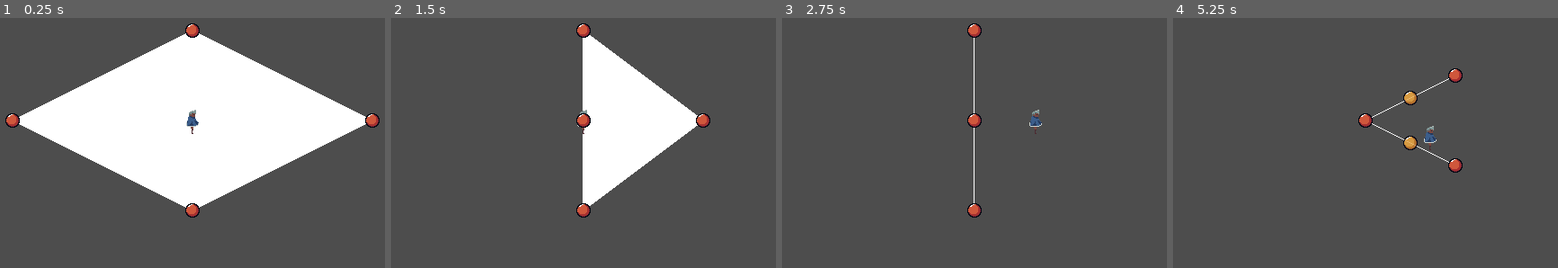
Above: before the commit, frames 1-4 (left to right).
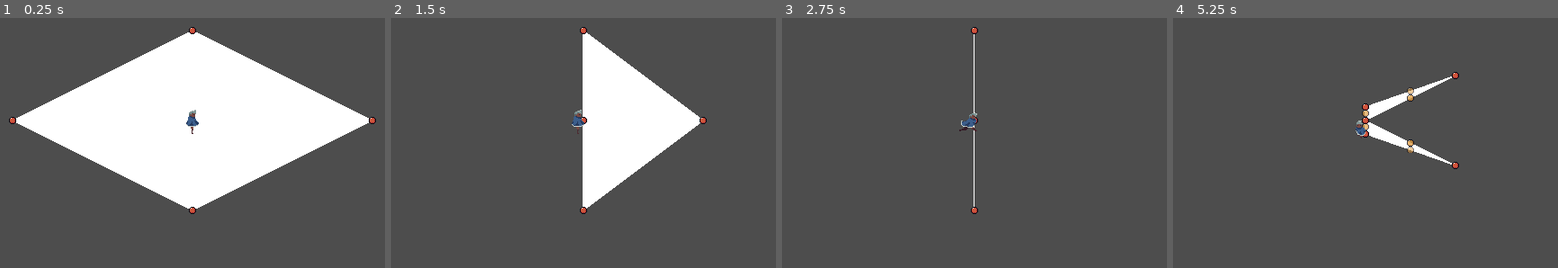
Above: after the commit, the same moments.

Repository: blondeman/ShipbuildingDesertRPG
Game: Godot game, scene res://scenes/main.tscn
Two runs of this game, one before a commit and one after it. Both use one fixed random seed, a clock stepped at 60 frames per second and the inputs below.
Inputs (mouse positions are in pixels of both pictures, inside the frame that each line leads up to):
- Up to frame 1 (0.25 s): no input
- Up to frame 2 (1.5 s): tap Enter at 0.5 s; drag from (402, 120) to (583, 120) at 0.52 s; drag from (764, 120) to (583, 120) at 1.27 s
- Up to frame 3 (2.75 s): tap Space at 2 s; move the mouse to (974, 210) at 2.02 s; press the mouse at (974, 210) at 2.03 s; hold D (right) from 2.03 s (still down); right-click (974, 210) at 2.3 s
- Up to frame 4 (5.25 s): release D (right) at 2.75 s; release the mouse at (1365, 210) at 2.75 s; tap Enter at 2.75, 4.25 s; drag from (1365, 30) to (1365, 120) at 2.77 s; tap Space at 3.5, 5 s; drag from (1365, 128) to (1454, 165) at 3.52 s; drag from (1192, 73) to (1365, 120) at 4.27 s; move the mouse to (1392, 120) at 5.02 s; hold S (down) from 5.03 s (still down); right-click (1392, 120) at 5.1 s; click (1392, 120) at 5.17 s

The runs differ from the first frame. In frame 1, 0.6% of the frame differs, in the area x 1-99%, y 2-80%; in frame 2, 0.7%; in frame 3, 0.7%; in frame 4, 2.2%, in the area x 47-76%, y 20-62%.

Commit message:
basic player run animation
8 direction run and a few bug fixes

Diff:
--- /dev/null
+++ b/ShipbuildingDesertRPG/art/characters/player/playerAnimation.tres
@@ -0,0 +1,451 @@
+[gd_resource type="SpriteFrames" load_steps=66 format=3 uid="uid://bl7v11f16v14a"]
+
+[ext_resource type="Texture2D" uid="uid://w5pkknc4i6m5" path="res://art/characters/player/characterRun-E.png" id="1_7cqml"]
+[ext_resource type="Texture2D" uid="uid://b4bvb4mit74pe" path="res://art/characters/player/characterRun-N.png" id="2_8biy7"]
+[ext_resource type="Texture2D" uid="uid://x4rlja078w7t" path="res://art/characters/player/characterRun-NE.png" id="3_yby7d"]
+[ext_resource type="Texture2D" uid="uid://dfke32maflwyu" path="res://art/characters/player/characterRun-NW.png" id="4_r04so"]
+[ext_resource type="Texture2D" uid="uid://dsronyxvc14n3" path="res://art/characters/player/characterRun-S.png" id="5_4c85r"]
+[ext_resource type="Texture2D" uid="uid://dlabqfulkmm7c" path="res://art/characters/player/characterRun-SE.png" id="6_2uyf6"]
+[ext_resource type="Texture2D" uid="uid://62pb40xs1gbs" path="res://art/characters/player/characterRun-SW.png" id="7_lc7gf"]
+[ext_resource type="Texture2D" uid="uid://c5ryswudeobh0" path="res://art/characters/player/characterRun-W.png" id="8_qe4yy"]
+[ext_resource type="Texture2D" uid="uid://d0c54bp58qapt" path="res://art/characters/player/characterturnaround.png" id="9_r6wkr"]
+
+[sub_resource type="AtlasTexture" id="AtlasTexture_vdhp1"]
+atlas = ExtResource("1_7cqml")
+region = Rect2(0, 0, 32, 32)
+
+[sub_resource type="AtlasTexture" id="AtlasTexture_sl1uo"]
+atlas = ExtResource("1_7cqml")
+region = Rect2(32, 0, 32, 32)
+
+[sub_resource type="AtlasTexture" id="AtlasTexture_wxai5"]
+atlas = ExtResource("1_7cqml")
+region = Rect2(64, 0, 32, 32)
+
+[sub_resource type="AtlasTexture" id="AtlasTexture_j44q2"]
+atlas = ExtResource("1_7cqml")
+region = Rect2(96, 0, 32, 32)
+
+[sub_resource type="AtlasTexture" id="AtlasTexture_5sd5j"]
+atlas = ExtResource("1_7cqml")
+region = Rect2(128, 0, 32, 32)
+
+[sub_resource type="AtlasTexture" id="AtlasTexture_q23fl"]
+atlas = ExtResource("1_7cqml")
+region = Rect2(160, 0, 32, 32)
+
+[sub_resource type="AtlasTexture" id="AtlasTexture_0dbcd"]
+atlas = ExtResource("2_8biy7")
+region = Rect2(0, 0, 32, 32)
+
+[sub_resource type="AtlasTexture" id="AtlasTexture_415gg"]
+atlas = ExtResource("2_8biy7")
+region = Rect2(32, 0, 32, 32)
+
+[sub_resource type="AtlasTexture" id="AtlasTexture_26ixk"]
+atlas = ExtResource("2_8biy7")
+region = Rect2(64, 0, 32, 32)
+
+[sub_resource type="AtlasTexture" id="AtlasTexture_0fmec"]
+atlas = ExtResource("2_8biy7")
+region = Rect2(96, 0, 32, 32)
+
+[sub_resource type="AtlasTexture" id="AtlasTexture_kyvib"]
+atlas = ExtResource("2_8biy7")
+region = Rect2(128, 0, 32, 32)
+
+[sub_resource type="AtlasTexture" id="AtlasTexture_jod7w"]
+atlas = ExtResource("2_8biy7")
+region = Rect2(160, 0, 32, 32)
+
+[sub_resource type="AtlasTexture" id="AtlasTexture_5t2ku"]
+atlas = ExtResource("3_yby7d")
+region = Rect2(0, 0, 32, 32)
+
+[sub_resource type="AtlasTexture" id="AtlasTexture_jipnl"]
+atlas = ExtResource("3_yby7d")
+region = Rect2(32, 0, 32, 32)
+
+[sub_resource type="AtlasTexture" id="AtlasTexture_1oqfr"]
+atlas = ExtResource("3_yby7d")
+region = Rect2(64, 0, 32, 32)
+
+[sub_resource type="AtlasTexture" id="AtlasTexture_8iy0y"]
+atlas = ExtResource("3_yby7d")
+region = Rect2(96, 0, 32, 32)
+
+[sub_resource type="AtlasTexture" id="AtlasTexture_1st4r"]
+atlas = ExtResource("3_yby7d")
+region = Rect2(128, 0, 32, 32)
+
+[sub_resource type="AtlasTexture" id="AtlasTexture_kfan6"]
+atlas = ExtResource("3_yby7d")
+region = Rect2(160, 0, 32, 32)
+
+[sub_resource type="AtlasTexture" id="AtlasTexture_b4i16"]
+atlas = ExtResource("4_r04so")
+region = Rect2(0, 0, 32, 32)
+
+[sub_resource type="AtlasTexture" id="AtlasTexture_alas3"]
+atlas = ExtResource("4_r04so")
+region = Rect2(32, 0, 32, 32)
+
+[sub_resource type="AtlasTexture" id="AtlasTexture_jvd2x"]
+atlas = ExtResource("4_r04so")
+region = Rect2(64, 0, 32, 32)
+
+[sub_resource type="AtlasTexture" id="AtlasTexture_ihmum"]
+atlas = ExtResource("4_r04so")
+region = Rect2(96, 0, 32, 32)
+
+[sub_resource type="AtlasTexture" id="AtlasTexture_vnjej"]
+atlas = ExtResource("4_r04so")
+region = Rect2(128, 0, 32, 32)
+
+[sub_resource type="AtlasTexture" id="AtlasTexture_dag66"]
+atlas = ExtResource("4_r04so")
+region = Rect2(160, 0, 32, 32)
+
+[sub_resource type="AtlasTexture" id="AtlasTexture_6iryb"]
+atlas = ExtResource("5_4c85r")
+region = Rect2(0, 0, 32, 32)
+
+[sub_resource type="AtlasTexture" id="AtlasTexture_6idle"]
+atlas = ExtResource("5_4c85r")
+region = Rect2(32, 0, 32, 32)
+
+[sub_resource type="AtlasTexture" id="AtlasTexture_pho5v"]
+atlas = ExtResource("5_4c85r")
+region = Rect2(64, 0, 32, 32)
+
+[sub_resource type="AtlasTexture" id="AtlasTexture_8biem"]
+atlas = ExtResource("5_4c85r")
+region = Rect2(96, 0, 32, 32)
+
+[sub_resource type="AtlasTexture" id="AtlasTexture_chjaf"]
+atlas = ExtResource("5_4c85r")
+region = Rect2(128, 0, 32, 32)
+
+[sub_resource type="AtlasTexture" id="AtlasTexture_orqjy"]
+atlas = ExtResource("5_4c85r")
+region = Rect2(160, 0, 32, 32)
+
+[sub_resource type="AtlasTexture" id="AtlasTexture_5cvef"]
+atlas = ExtResource("6_2uyf6")
+region = Rect2(0, 0, 32, 32)
+
+[sub_resource type="AtlasTexture" id="AtlasTexture_17il6"]
+atlas = ExtResource("6_2uyf6")
+region = Rect2(32, 0, 32, 32)
+
+[sub_resource type="AtlasTexture" id="AtlasTexture_4qp2g"]
+atlas = ExtResource("6_2uyf6")
+region = Rect2(64, 0, 32, 32)
+
+[sub_resource type="AtlasTexture" id="AtlasTexture_ucg2i"]
+atlas = ExtResource("6_2uyf6")
+region = Rect2(96, 0, 32, 32)
+
+[sub_resource type="AtlasTexture" id="AtlasTexture_tjc0u"]
+atlas = ExtResource("6_2uyf6")
+region = Rect2(128, 0, 32, 32)
+
+[sub_resource type="AtlasTexture" id="AtlasTexture_ufr1e"]
+atlas = ExtResource("6_2uyf6")
+region = Rect2(160, 0, 32, 32)
+
+[sub_resource type="AtlasTexture" id="AtlasTexture_68in0"]
+atlas = ExtResource("7_lc7gf")
+region = Rect2(0, 0, 32, 32)
+
+[sub_resource type="AtlasTexture" id="AtlasTexture_yxrxj"]
+atlas = ExtResource("7_lc7gf")
+region = Rect2(32, 0, 32, 32)
+
+[sub_resource type="AtlasTexture" id="AtlasTexture_6yyn0"]
+atlas = ExtResource("7_lc7gf")
+region = Rect2(64, 0, 32, 32)
+
+[sub_resource type="AtlasTexture" id="AtlasTexture_8jxga"]
+atlas = ExtResource("7_lc7gf")
+region = Rect2(96, 0, 32, 32)
+
+[sub_resource type="AtlasTexture" id="AtlasTexture_ugr6u"]
+atlas = ExtResource("7_lc7gf")
+region = Rect2(128, 0, 32, 32)
+
+[sub_resource type="AtlasTexture" id="AtlasTexture_xpg3i"]
+atlas = ExtResource("7_lc7gf")
+region = Rect2(160, 0, 32, 32)
+
+[sub_resource type="AtlasTexture" id="AtlasTexture_roewq"]
+atlas = ExtResource("8_qe4yy")
+region = Rect2(0, 0, 32, 32)
+
+[sub_resource type="AtlasTexture" id="AtlasTexture_1o8sa"]
+atlas = ExtResource("8_qe4yy")
+region = Rect2(32, 0, 32, 32)
+
+[sub_resource type="AtlasTexture" id="AtlasTexture_kqg8d"]
+atlas = ExtResource("8_qe4yy")
+region = Rect2(64, 0, 32, 32)
+
+[sub_resource type="AtlasTexture" id="AtlasTexture_esj24"]
+atlas = ExtResource("8_qe4yy")
+region = Rect2(96, 0, 32, 32)
+
+[sub_resource type="AtlasTexture" id="AtlasTexture_rxh72"]
+atlas = ExtResource("8_qe4yy")
+region = Rect2(128, 0, 32, 32)
+
+[sub_resource type="AtlasTexture" id="AtlasTexture_ylgth"]
+atlas = ExtResource("8_qe4yy")
+region = Rect2(160, 0, 32, 32)
+
+[sub_resource type="AtlasTexture" id="AtlasTexture_j413n"]
+atlas = ExtResource("9_r6wkr")
+region = Rect2(0, 0, 32, 32)
+
+[sub_resource type="AtlasTexture" id="AtlasTexture_5rp6c"]
+atlas = ExtResource("9_r6wkr")
+region = Rect2(32, 0, 32, 32)
+
+[sub_resource type="AtlasTexture" id="AtlasTexture_8snus"]
+atlas = ExtResource("9_r6wkr")
+region = Rect2(64, 0, 32, 32)
+
+[sub_resource type="AtlasTexture" id="AtlasTexture_nrqxw"]
+atlas = ExtResource("9_r6wkr")
+region = Rect2(96, 0, 32, 32)
+
+[sub_resource type="AtlasTexture" id="AtlasTexture_57331"]
+atlas = ExtResource("9_r6wkr")
+region = Rect2(128, 0, 32, 32)
+
+[sub_resource type="AtlasTexture" id="AtlasTexture_6m0q1"]
+atlas = ExtResource("9_r6wkr")
+region = Rect2(160, 0, 32, 32)
+
+[sub_resource type="AtlasTexture" id="AtlasTexture_jphep"]
+atlas = ExtResource("9_r6wkr")
+region = Rect2(192, 0, 32, 32)
+
+[sub_resource type="AtlasTexture" id="AtlasTexture_nrp3j"]
+atlas = ExtResource("9_r6wkr")
+region = Rect2(224, 0, 32, 32)
+
+[resource]
+animations = [{
+"frames": [{
+"duration": 1.0,
+"texture": SubResource("AtlasTexture_vdhp1")
+}, {
+"duration": 1.0,
+"texture": SubResource("AtlasTexture_sl1uo")
+}, {
+"duration": 1.0,
+"texture": SubResource("AtlasTexture_wxai5")
+}, {
+"duration": 1.0,
+"texture": SubResource("AtlasTexture_j44q2")
+}, {
+"duration": 1.0,
+"texture": SubResource("AtlasTexture_5sd5j")
+}, {
+"duration": 1.0,
+"texture": SubResource("AtlasTexture_q23fl")
+}],
+"loop": true,
+"name": &"characterRun-E",
+"speed": 8.0
+}, {
+"frames": [{
+"duration": 1.0,
+"texture": SubResource("AtlasTexture_0dbcd")
+}, {
+"duration": 1.0,
+"texture": SubResource("AtlasTexture_415gg")
+}, {
+"duration": 1.0,
+"texture": SubResource("AtlasTexture_26ixk")
+}, {
+"duration": 1.0,
+"texture": SubResource("AtlasTexture_0fmec")
+}, {
+"duration": 1.0,
+"texture": SubResource("AtlasTexture_kyvib")
+}, {
+"duration": 1.0,
+"texture": SubResource("AtlasTexture_jod7w")
+}],
+"loop": true,
+"name": &"characterRun-N",
+"speed": 8.0
+}, {
+"frames": [{
+"duration": 1.0,
+"texture": SubResource("AtlasTexture_5t2ku")
+}, {
+"duration": 1.0,
+"texture": SubResource("AtlasTexture_jipnl")
+}, {
+"duration": 1.0,
+"texture": SubResource("AtlasTexture_1oqfr")
+}, {
+"duration": 1.0,
+"texture": SubResource("AtlasTexture_8iy0y")
+}, {
+"duration": 1.0,
+"texture": SubResource("AtlasTexture_1st4r")
+}, {
+"duration": 1.0,
+"texture": SubResource("AtlasTexture_kfan6")
+}],
+"loop": true,
+"name": &"characterRun-NE",
+"speed": 8.0
+}, {
+"frames": [{
+"duration": 1.0,
+"texture": SubResource("AtlasTexture_b4i16")
+}, {
+"duration": 1.0,
+"texture": SubResource("AtlasTexture_alas3")
+}, {
+"duration": 1.0,
+"texture": SubResource("AtlasTexture_jvd2x")
+}, {
+"duration": 1.0,
+"texture": SubResource("AtlasTexture_ihmum")
+}, {
+"duration": 1.0,
+"texture": SubResource("AtlasTexture_vnjej")
+}, {
+"duration": 1.0,
+"texture": SubResource("AtlasTexture_dag66")
+}],
+"loop": true,
+"name": &"characterRun-NW",
+"speed": 8.0
+}, {
+"frames": [{
+"duration": 1.0,
+"texture": SubResource("AtlasTexture_6iryb")
+}, {
+"duration": 1.0,
+"texture": SubResource("AtlasTexture_6idle")
+}, {
+"duration": 1.0,
+"texture": SubResource("AtlasTexture_pho5v")
+}, {
+"duration": 1.0,
+"texture": SubResource("AtlasTexture_8biem")
+}, {
+"duration": 1.0,
+"texture": SubResource("AtlasTexture_chjaf")
+}, {
+"duration": 1.0,
+"texture": SubResource("AtlasTexture_orqjy")
+}],
+"loop": true,
+"name": &"characterRun-S",
+"speed": 8.0
+}, {
+"frames": [{
+"duration": 1.0,
+"texture": SubResource("AtlasTexture_5cvef")
+}, {
+"duration": 1.0,
+"texture": SubResource("AtlasTexture_17il6")
+}, {
+"duration": 1.0,
+"texture": SubResource("AtlasTexture_4qp2g")
+}, {
+"duration": 1.0,
+"texture": SubResource("AtlasTexture_ucg2i")
+}, {
+"duration": 1.0,
+"texture": SubResource("AtlasTexture_tjc0u")
+}, {
+"duration": 1.0,
+"texture": SubResource("AtlasTexture_ufr1e")
+}],
+"loop": true,
+"name": &"characterRun-SE",
+"speed": 8.0
+}, {
+"frames": [{
+"duration": 1.0,
+"texture": SubResource("AtlasTexture_68in0")
+}, {
+"duration": 1.0,
+"texture": SubResource("AtlasTexture_yxrxj")
+}, {
+"duration": 1.0,
+"texture": SubResource("AtlasTexture_6yyn0")
+}, {
+"duration": 1.0,
+"texture": SubResource("AtlasTexture_8jxga")
+}, {
+"duration": 1.0,
+"texture": SubResource("AtlasTexture_ugr6u")
+}, {
+"duration": 1.0,
+"texture": SubResource("AtlasTexture_xpg3i")
+}],
+"loop": true,
+"name": &"characterRun-SW",
+"speed": 8.0
+}, {
+"frames": [{
+"duration": 1.0,
+"texture": SubResource("AtlasTexture_roewq")
+}, {
+"duration": 1.0,
+"texture": SubResource("AtlasTexture_1o8sa")
+}, {
+"duration": 1.0,
+"texture": SubResource("AtlasTexture_kqg8d")
+}, {
+"duration": 1.0,
+"texture": SubResource("AtlasTexture_esj24")
+}, {
+"duration": 1.0,
+"texture": SubResource("AtlasTexture_rxh72")
+}, {
+"duration": 1.0,
+"texture": SubResource("AtlasTexture_ylgth")
+}],
+"loop": true,
+"name": &"characterRun-W",
+"speed": 8.0
+}, {
+"frames": [{
+"duration": 1.0,
+"texture": SubResource("AtlasTexture_j413n")
+}, {
+"duration": 1.0,
+"texture": SubResource("AtlasTexture_5rp6c")
+}, {
+"duration": 1.0,
+"texture": SubResource("AtlasTexture_8snus")
+}, {
+"duration": 1.0,
+"texture": SubResource("AtlasTexture_nrqxw")
+}, {
+"duration": 1.0,
+"texture": SubResource("AtlasTexture_57331")
+}, {
+"duration": 1.0,
+"texture": SubResource("AtlasTexture_6m0q1")
+}, {
+"duration": 1.0,
+"texture": SubResource("AtlasTexture_jphep")
+}, {
+"duration": 1.0,
+"texture": SubResource("AtlasTexture_nrp3j")
+}],
+"loop": true,
+"name": &"idle",
+"speed": 5.0
+}]
--- a/ShipbuildingDesertRPG/project.godot
+++ b/ShipbuildingDesertRPG/project.godot
@@ -13,7 +13,7 @@
 config/name="ShipbuildingDesertRPG"
 run/main_scene="res://scenes/main.tscn"
 config/features=PackedStringArray("4.0", "Forward Plus")
-config/icon="res://icon.svg"
+config/icon="res://art/icon.svg"
 
 [display]
 
--- a/ShipbuildingDesertRPG/scenes/PlayerTopDown.gd
+++ b/ShipbuildingDesertRPG/scenes/PlayerTopDown.gd
@@ -1,7 +1,10 @@
 extends CharacterBody2D
+
+var directions = ["E", "SE", "S", "SW", "W", "NW", "N", "NE"]
 
 var speed: int = 100
 var inputDirection: Vector2
+var cardinalDirection: int
 
 func _process(delta):
 	inputDirection = Vector2.ZERO
@@ -11,6 +14,20 @@
 	if Input.is_action_pressed("left"): inputDirection.x -= 1
 	if Input.is_action_pressed("right"): inputDirection.x += 1
 
+	SetAnimation()
+
 func _physics_process(delta):
-	velocity = inputDirection.normalized() * speed
-	move_and_slide()
+	#velocity = inputDirection.normalized() * Vector2(1,0.5) * speed
+	move_and_collide(inputDirection.normalized() * Vector2(1,0.5) * speed * delta)
+
+func SetAnimation():
+	if inputDirection == Vector2.ZERO:
+		$AnimatedSprite2D.play("idle")
+		$AnimatedSprite2D.stop()
+		$AnimatedSprite2D.frame = cardinalDirection
+		return
+
+	var angle: float = atan2( inputDirection.y, inputDirection.x );
+	cardinalDirection = roundi( 8 * angle / (2*PI) + 8 ) % 8;
+
+	$AnimatedSprite2D.play("characterRun-"+directions[cardinalDirection])
--- a/ShipbuildingDesertRPG/scenes/player_topdown.tscn
+++ b/ShipbuildingDesertRPG/scenes/player_topdown.tscn
@@ -1,82 +1,19 @@
-[gd_scene load_steps=13 format=3 uid="uid://cw0ba5dme65gy"]
+[gd_scene load_steps=4 format=3 uid="uid://dfl64c2qwf702"]
 
-[ext_resource type="Texture2D" uid="uid://d0c54bp58qapt" path="res://characterturnaround.png" id="1_3381a"]
 [ext_resource type="Script" path="res://scenes/PlayerTopDown.gd" id="1_lbow2"]
-
-[sub_resource type="AtlasTexture" id="AtlasTexture_gmy55"]
-atlas = ExtResource("1_3381a")
-region = Rect2(0, 0, 32, 32)
-
-[sub_resource type="AtlasTexture" id="AtlasTexture_npdhl"]
-atlas = ExtResource("1_3381a")
-region = Rect2(32, 0, 32, 32)
-
-[sub_resource type="AtlasTexture" id="AtlasTexture_716dl"]
-atlas = ExtResource("1_3381a")
-region = Rect2(64, 0, 32, 32)
-
-[sub_resource type="AtlasTexture" id="AtlasTexture_wl0e0"]
-atlas = ExtResource("1_3381a")
-region = Rect2(96, 0, 32, 32)
-
-[sub_resource type="AtlasTexture" id="AtlasTexture_ybk36"]
-atlas = ExtResource("1_3381a")
-region = Rect2(128, 0, 32, 32)
-
-[sub_resource type="AtlasTexture" id="AtlasTexture_qml07"]
-atlas = ExtResource("1_3381a")
-region = Rect2(160, 0, 32, 32)
-
-[sub_resource type="AtlasTexture" id="AtlasTexture_5fepo"]
-atlas = ExtResource("1_3381a")
-region = Rect2(192, 0, 32, 32)
-
-[sub_resource type="AtlasTexture" id="AtlasTexture_23408"]
-atlas = ExtResource("1_3381a")
-region = Rect2(224, 0, 32, 32)
-
-[sub_resource type="SpriteFrames" id="SpriteFrames_qdh04"]
-animations = [{
-"frames": [{
-"duration": 1.0,
-"texture": SubResource("AtlasTexture_gmy55")
-}, {
-"duration": 1.0,
-"texture": SubResource("AtlasTexture_npdhl")
-}, {
-"duration": 1.0,
-"texture": SubResource("AtlasTexture_716dl")
-}, {
-"duration": 1.0,
-"texture": SubResource("AtlasTexture_wl0e0")
-}, {
-"duration": 1.0,
-"texture": SubResource("AtlasTexture_ybk36")
-}, {
-"duration": 1.0,
-"texture": SubResource("AtlasTexture_qml07")
-}, {
-"duration": 1.0,
-"texture": SubResource("AtlasTexture_5fepo")
-}, {
-"duration": 1.0,
-"texture": SubResource("AtlasTexture_23408")
-}],
-"loop": true,
-"name": &"idle",
-"speed": 5.0
-}]
+[ext_resource type="SpriteFrames" uid="uid://bl7v11f16v14a" path="res://art/characters/player/playerAnimation.tres" id="2_xybey"]
 
 [sub_resource type="CircleShape2D" id="CircleShape2D_b8gc7"]
 
 [node name="player" type="CharacterBody2D"]
 script = ExtResource("1_lbow2")
 
-[node name="AnimatedSprite2D" type="AnimatedSprite2D" parent="."]
-sprite_frames = SubResource("SpriteFrames_qdh04")
-animation = &"idle"
-
 [node name="CollisionShape2D" type="CollisionShape2D" parent="."]
 position = Vector2(0, 13)
 scale = Vector2(0.5, 0.25)
 shape = SubResource("CircleShape2D_b8gc7")
+
+[node name="AnimatedSprite2D" type="AnimatedSprite2D" parent="."]
+z_index = 3
+sprite_frames = ExtResource("2_xybey")
+animation = &"characterRun-SW"
--- a/ShipbuildingDesertRPG/scenes/ship_edge.tscn
+++ b/ShipbuildingDesertRPG/scenes/ship_edge.tscn
@@ -1,17 +1,17 @@
-[gd_scene load_steps=4 format=3 uid="uid://b33yb8g0fkj8q"]
+[gd_scene load_steps=4 format=3 uid="uid://ffnxsxgiswkm"]
 
-[ext_resource type="Script" path="res://scripts/ShipEdge.gd" id="1_glfw2"]
-[ext_resource type="Texture2D" uid="uid://cma64kwupq5mk" path="res://splithandle.png" id="2_tr5o5"]
+[ext_resource type="Script" path="res://scripts/ShipEdge.gd" id="1_8hlfg"]
+[ext_resource type="Texture2D" uid="uid://cma64kwupq5mk" path="res://art/splithandle.png" id="2_tr5o5"]
 
 [sub_resource type="CircleShape2D" id="CircleShape2D_b63li"]
+radius = 5.0
 
 [node name="ship_edge" type="Line2D"]
 width = 1.0
-script = ExtResource("1_glfw2")
+script = ExtResource("1_8hlfg")
 
-[node name="edge_collision" type="Area2D" parent="."]
+[node name="edge_collision" type="StaticBody2D" parent="."]
 z_index = 1
-input_pickable = false
 
 [node name="handle" type="Area2D" parent="."]
 
--- a/ShipbuildingDesertRPG/scenes/ship_node.tscn
+++ b/ShipbuildingDesertRPG/scenes/ship_node.tscn
@@ -1,9 +1,10 @@
-[gd_scene load_steps=4 format=3 uid="uid://bahw4wi67c1m3"]
+[gd_scene load_steps=4 format=3 uid="uid://uguxi56h2okb"]
 
 [ext_resource type="Script" path="res://scripts/ShipNode.gd" id="1_4uxwb"]
-[ext_resource type="Texture2D" uid="uid://btx8pk7q6chrm" path="res://handle.png" id="2_lxcr8"]
+[ext_resource type="Texture2D" uid="uid://btx8pk7q6chrm" path="res://art/handle.png" id="2_lxcr8"]
 
 [sub_resource type="CircleShape2D" id="CircleShape2D_cq6dt"]
+radius = 5.0
 
 [node name="ShipNode" type="Area2D"]
 z_index = 2
--- a/ShipbuildingDesertRPG/scripts/ShipBuilder.gd
+++ b/ShipbuildingDesertRPG/scripts/ShipBuilder.gd
@@ -160,6 +160,7 @@
 	edgeB.UpdateCollision()
 
 	DeleteEdge(oldEdge)
+	UpdatePolygon()
 
 func ReleaseNode():
 	if(selectedNode.isMiddle):
--- a/ShipbuildingDesertRPG/scripts/ShipEdge.gd
+++ b/ShipbuildingDesertRPG/scripts/ShipEdge.gd
@@ -38,6 +38,9 @@
 	SetCollision()
 
 func SetCollision():
+	for child in $edge_collision.get_children(false):
+		$edge_collision.remove_child(child)
+
 	for i in points.size() - 1:
 		var new_shape = CollisionShape2D.new()
 		$edge_collision.add_child(new_shape)
Binary file added: ShipbuildingDesertRPG/art/characters/player/characterRun-E.png
Not shown, added: ShipbuildingDesertRPG/art/characters/player/characterRun-E.png.import
Binary file added: ShipbuildingDesertRPG/art/characters/player/characterRun-N.png
Not shown, changed: ShipbuildingDesertRPG/art/characters/player/characterRun-N.png.import
Binary file added: ShipbuildingDesertRPG/art/characters/player/characterRun-NE.png
Not shown, changed: ShipbuildingDesertRPG/art/characters/player/characterRun-NE.png.import
Binary file added: ShipbuildingDesertRPG/art/characters/player/characterRun-NW.png
Not shown, added: ShipbuildingDesertRPG/art/characters/player/characterRun-NW.png.import
Binary file added: ShipbuildingDesertRPG/art/characters/player/characterRun-S.png
Not shown, added: ShipbuildingDesertRPG/art/characters/player/characterRun-S.png.import
Binary file added: ShipbuildingDesertRPG/art/characters/player/characterRun-SE.png
Not shown, changed: ShipbuildingDesertRPG/art/characters/player/characterRun-SE.png.import
(and 20 more such lines)
